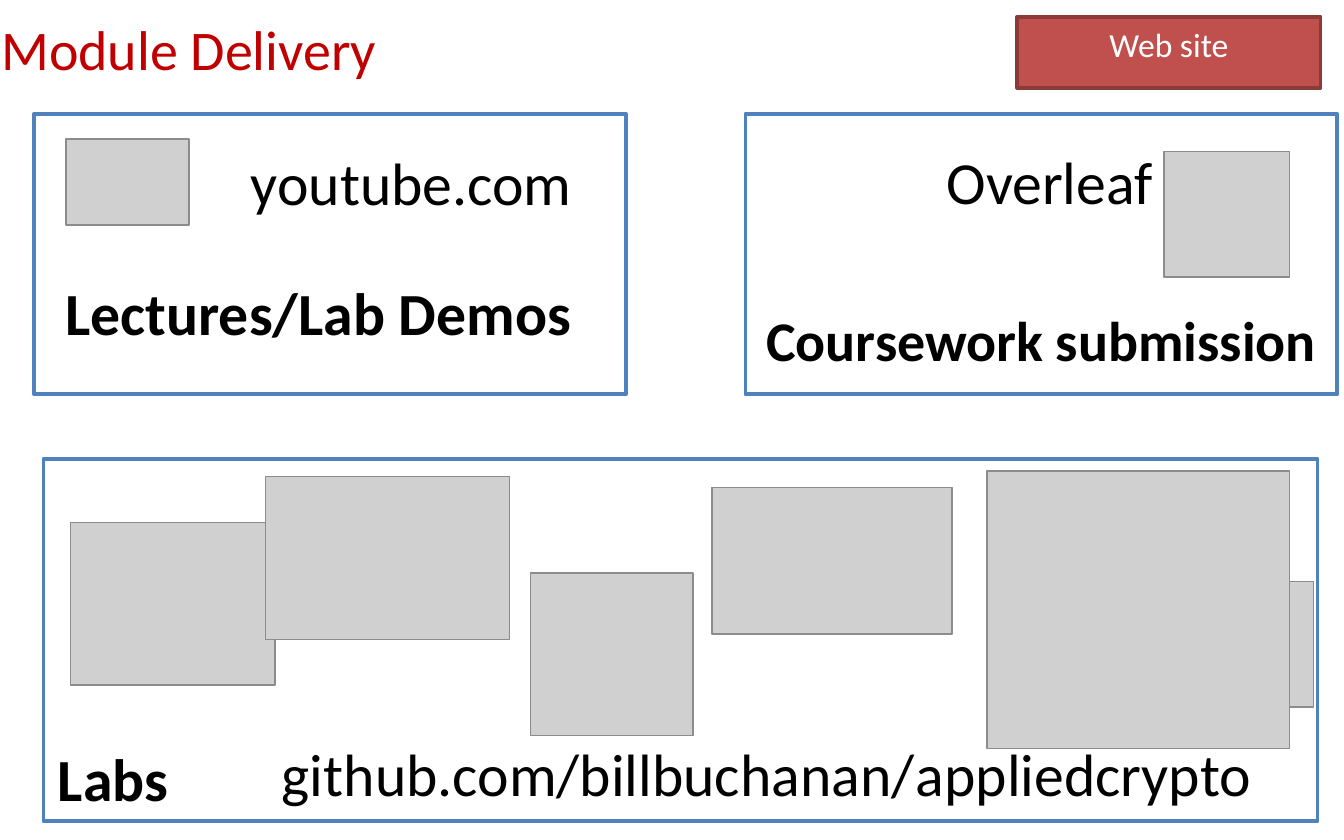
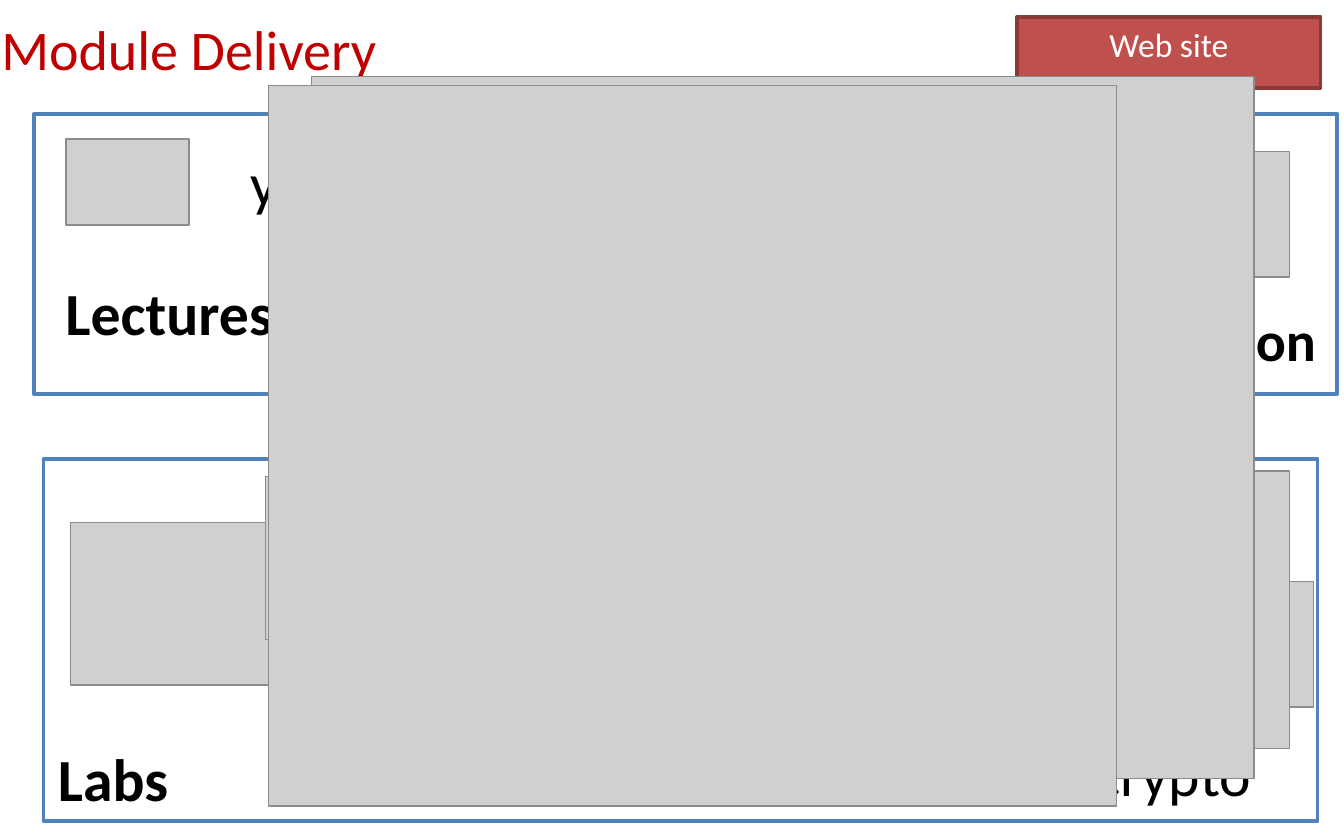
Before and after one commit to billbuchanan/appliedcrypto, a slide deck: slide 5 of unit00_introduction/unit01_introduction.pptx. Drawn at 1344x840 pixels with LibreOffice and Linux fonts; fonts in the diff are those of the drawing; grey boxes stand for pictures. Boxes give left, top, right and bottom in pixels: in the first picture for what was removed or moved away, otherwise in the second. Text is boxed around its words. In the diff, an @@ line names an element or a change of style, - is before the commit and + after.

```diff
--- a/unit00_introduction/unit01_introduction.pptx
+++ b/unit00_introduction/unit01_introduction.pptx
@@ picture added at (269,86,1117,806) @@
@@ picture added at (312,77,1255,778) @@
@@ text removed at (946,162,1152,205) @@
-Overleaf
@@ picture removed at (712,488,953,634) @@
@@ picture removed at (531,573,694,735) @@
```
Also in this commit, not shown: 2 other files.
